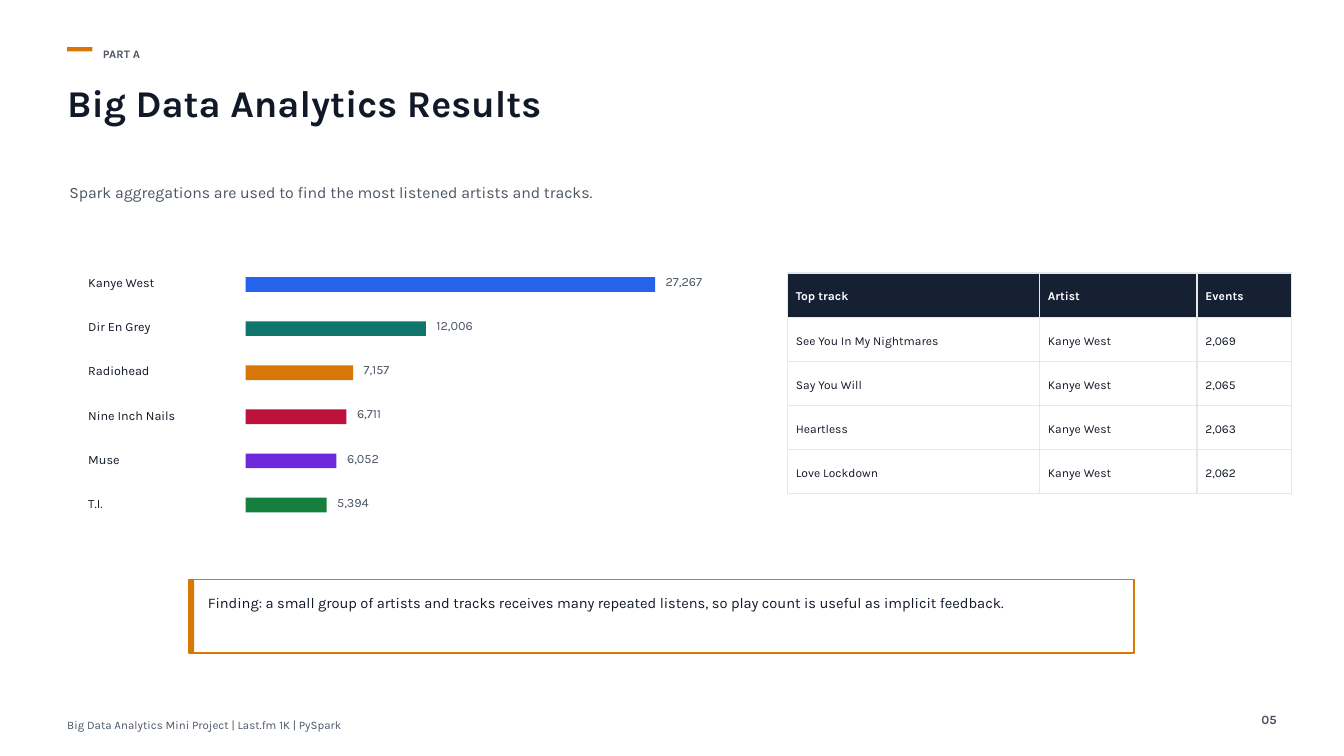
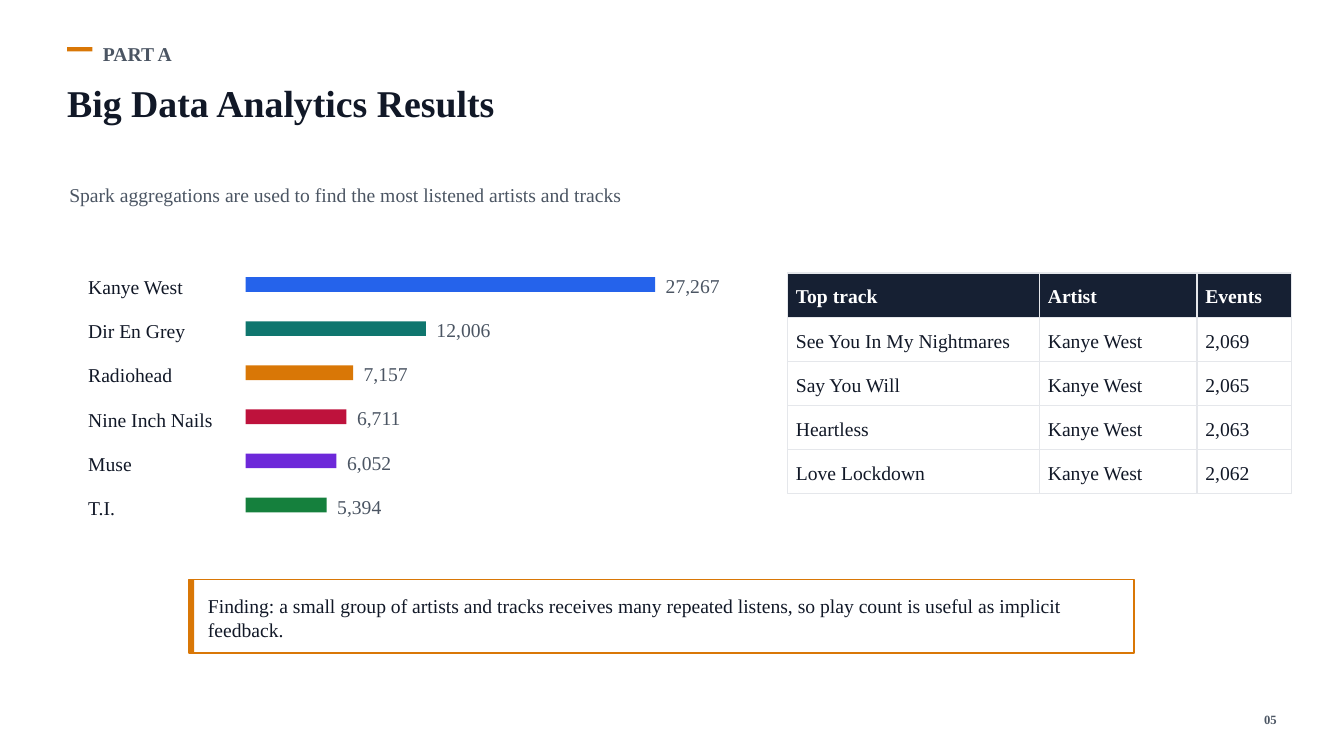
Before and after one commit to SSDharmawansa/music-recommendation-pyspark, a slide deck: slide 5 of Music_BigData_Assignment_Presentation.pptx. Drawn at 1344x756 pixels with LibreOffice and Linux fonts; fonts in the diff are those of the drawing. Boxes give left, top, right and bottom in pixels: in the first picture for what was removed or moved away, otherwise in the second. Text is boxed around its words. In the diff, an @@ line names an element or a change of style, - is before the commit and + after.

Commit message:
Add PDF and update presentation PPTX
Add exported PDF of the Music_BigData_Assignment presentation and update the PPTX. Binary changes include a new Music_BigData_Assignment_Presentation.pdf, a modified Music_BigData_Assignment_Presentation.pptx, and an added Office temp file (~$Music_BigData_Assignment_Presentation.pptx). Consider removing the temporary file or adding it to .gitignore.

```diff
--- a/Music_BigData_Assignment_Presentation.pptx
+++ b/Music_BigData_Assignment_Presentation.pptx
@@ text "PART A" at [103, 48, 172, 61]: size 8.2 to 14 pt, font Karla to Times New Roman @@
@@ text "Big Data Analytics Results" at [67, 90, 495, 125]: font Karla to Times New Roman @@
@@ text at [69, 188, 621, 206]: text changed; size 11.2 to 14 pt; font Karla to Times New Roman @@
-Spark aggregations are used to find the most listened artists and tracks.
+Spark aggregations are used to find the most listened artists and tracks
@@ size 8.6 to 14 pt, font Karla to Times New Roman in 15 elements at [796, 289, 878, 308], [1048, 289, 1097, 303], [1205, 290, 1262, 303], [796, 334, 1011, 353], [1048, 335, 1143, 353], [1205, 335, 1249, 351], [796, 378, 900, 397], [1048, 379, 1143, 397], [1205, 379, 1249, 395], [796, 422, 869, 437], [1048, 423, 1143, 441], [1205, 423, 1249, 439], [796, 466, 925, 481], [1048, 467, 1143, 485], [1205, 467, 1249, 483] @@
@@ size 9 to 14 pt, font Karla to Times New Roman in 12 elements at [88, 281, 183, 299], [666, 280, 720, 296], [88, 325, 185, 343], [436, 324, 490, 340], [88, 368, 172, 383], [364, 368, 408, 384], [88, 413, 212, 428], [357, 412, 400, 428], [88, 458, 132, 472], [347, 457, 391, 473], [88, 502, 115, 516], [337, 501, 381, 517] @@
@@ text "Finding: a small group of ..." at [208, 599, 1060, 638]: size 10.5 to 14 pt, font Karla to Times New Roman @@
@@ text "05" at [1264, 715, 1277, 724]: font Karla to Times New Roman @@
@@ text removed at [67, 721, 342, 732] @@
-Big Data Analytics Mini Project | Last.fm 1K | PySpark
```
Also in this commit, not shown: 9 other slides changed, 2 other files.
